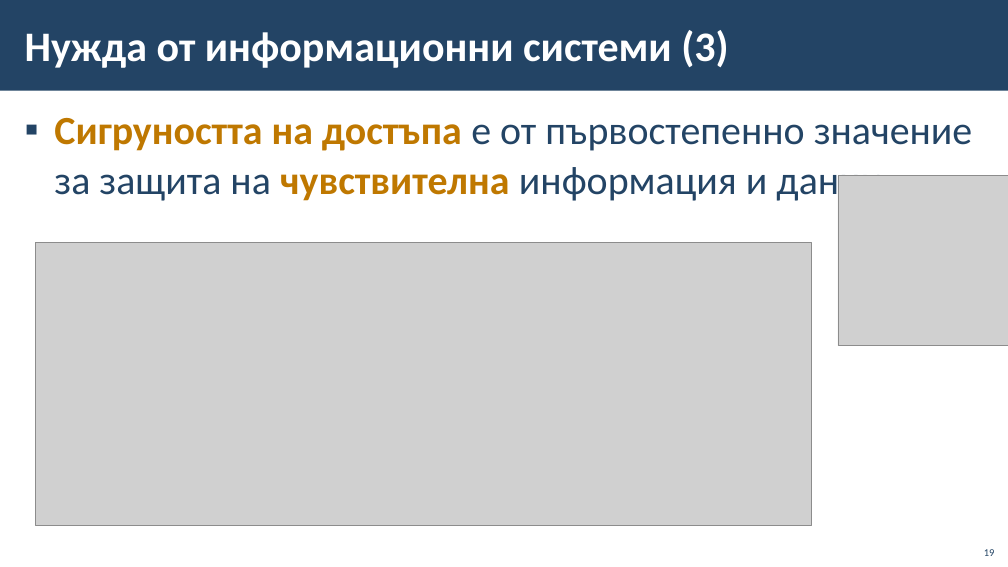
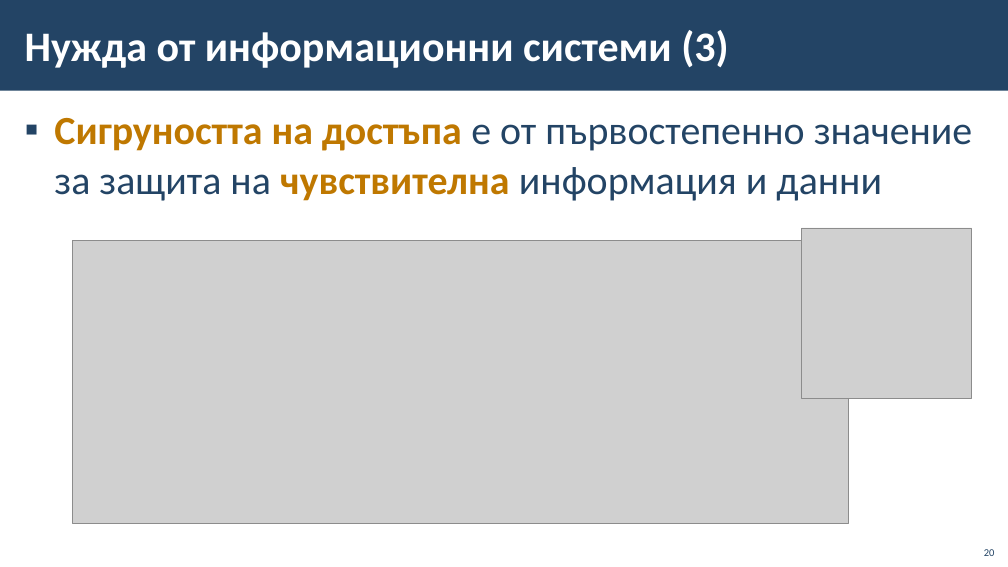
Before and after one commit to BG-IT-Edu/School-Programming, a slide deck: slide 20 of Courses/Software-Sciences/Module-3-Databases-New/01-IT-Systems/01-IT-Systems.pptx (slide 19 before the commit). Drawn at 1008x567 pixels with LibreOffice and Linux fonts; fonts in the diff are those of the drawing; grey boxes stand for pictures; background and template pictures are left out. Boxes give left, top, right and bottom in pixels: in the first picture for what was removed or moved away, otherwise in the second. Text is boxed around its words. In the diff, an @@ line names an element or a change of style, - is before the commit and + after.

```diff
--- a/Courses/Software-Sciences/Module-3-Databases-New/01-IT-Systems/01-IT-Systems.pptx
+++ b/Courses/Software-Sciences/Module-3-Databases-New/01-IT-Systems/01-IT-Systems.pptx
@@ picture: place and size @@
-picture at (838,175,1008,346)
+picture at (802,228,972,399)
@@ picture: place and size @@
-picture at (36,243,812,526)
+picture at (73,240,849,523)
@@ page number at (984,549,995,556): text changed @@
-19
+20
```
Also in this commit, not shown: 9 other slides changed, 5 slides added.
